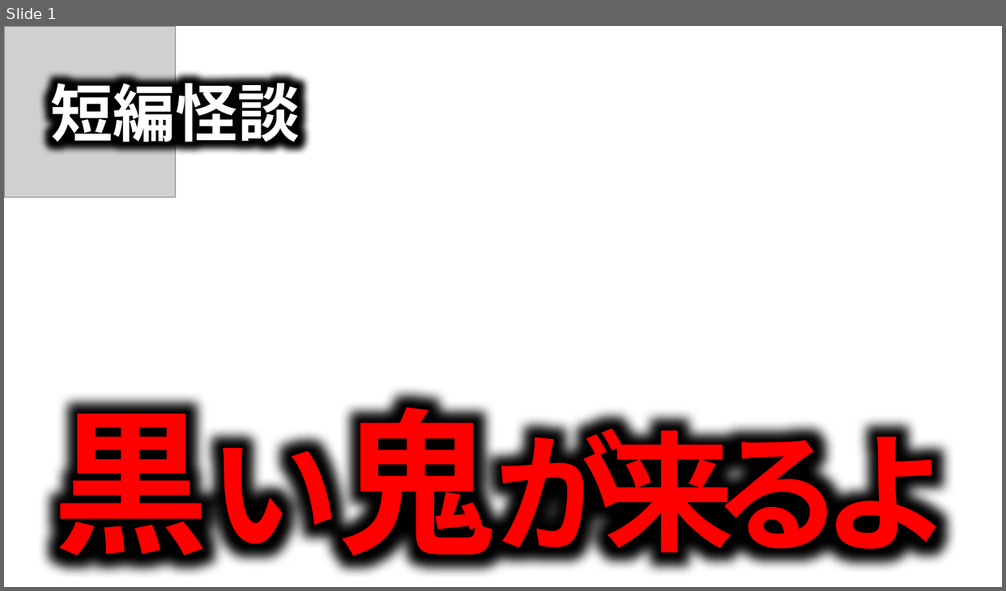
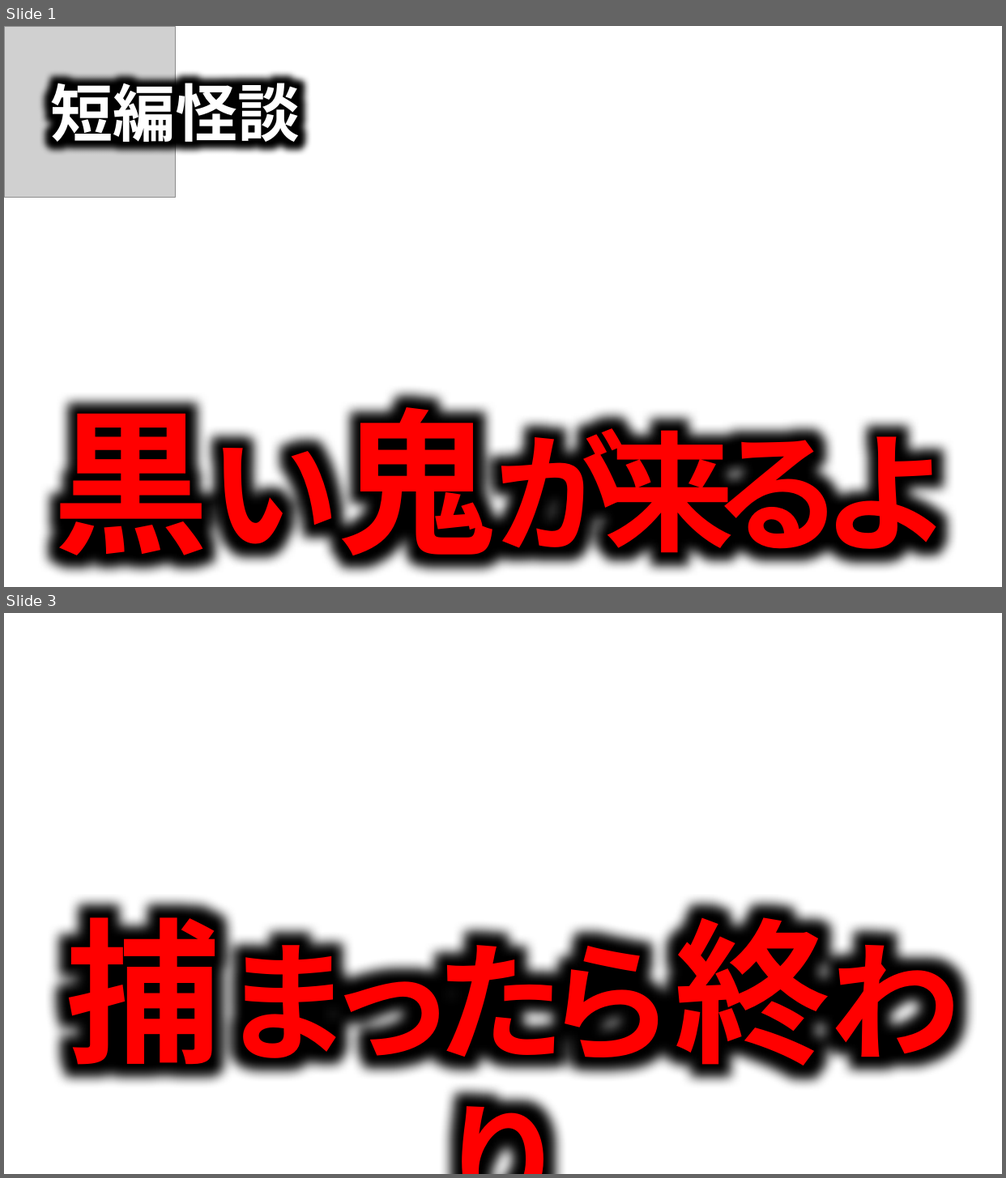
Before and after one commit to takeko333/ContentGenerator, a slide deck: bkup/Channels/ほたてまだこ/サムネイル_Horror.pptx. Shown one above the other, each under a label of ours: slide 1 before the commit, slides 1 and 3 after it; the slides between them are not shown. The pictures are 1006x591 and 1006x1178 pixels, drawn with LibreOffice and Linux fonts; fonts in the diff are those of the drawing; grey boxes stand for pictures; background and template pictures are left out. Boxes give left, top, right and bottom in pixels: in the first picture for what was removed or moved away, otherwise in the second. Text is boxed around its words. In the diff, an @@ line names an element or a change of style, - is before the commit and + after.

```diff
--- a/bkup/Channels/ほたてまだこ/サムネイル_Horror.pptx
+++ b/bkup/Channels/ほたてまだこ/サムネイル_Horror.pptx
@@ slide 3 added at <box>4,613,1002,1174</box>, background #FFFFFF @@
@@ text added at <box>66,892,960,1088</box>, 125 pt, text gradient #FF0000 to #000000, bold @@
+捕まったら終わり
```
Also in this commit, not shown: 1 slide changed, 1 slide removed.
